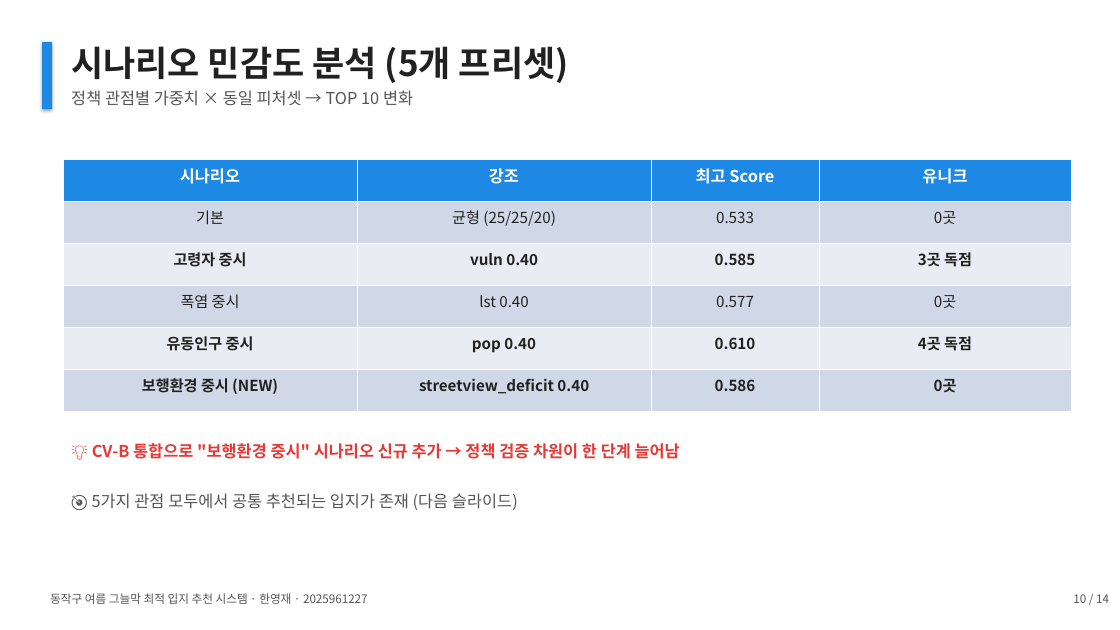
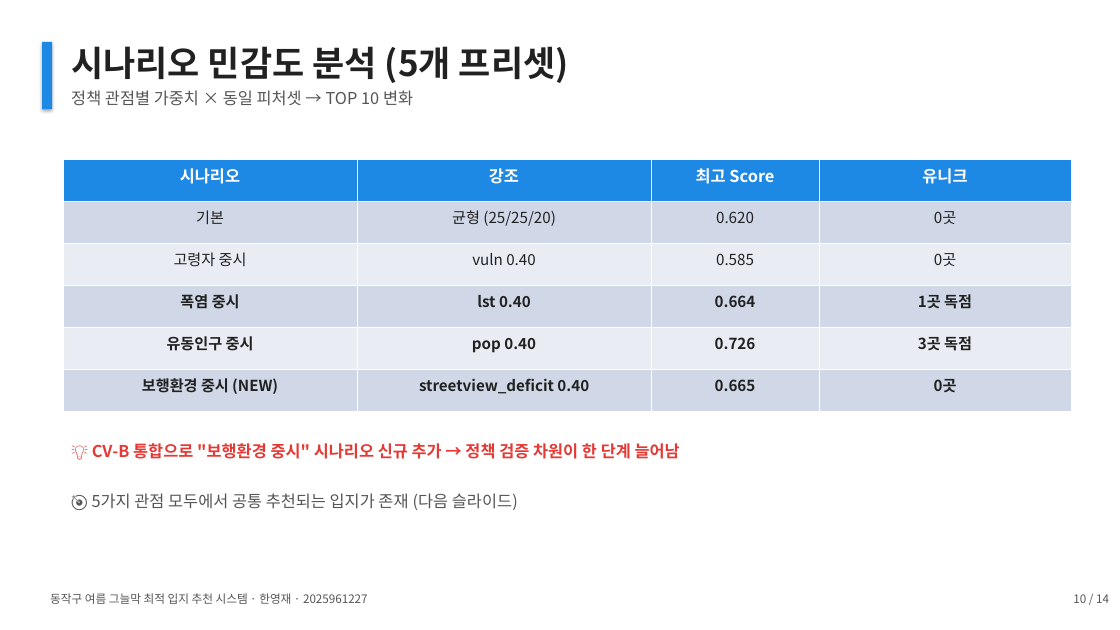
Before and after one commit to thgtot92/project_1, a slide deck: slide 10 of presentation/동작구_그늘막_최종발표.pptx. Drawn at 1120x630 pixels with LibreOffice and Linux fonts; fonts in the diff are those of the drawing. Boxes give left, top, right and bottom in pixels: in the first picture for what was removed or moved away, otherwise in the second. Text is boxed around its words. In the diff, an @@ line names an element or a change of style, - is before the commit and + after.

```diff
--- a/presentation/동작구_그늘막_최종발표.pptx
+++ b/presentation/동작구_그늘막_최종발표.pptx
@@ table at box(63, 160, 1071, 412) @@
-row 2, column 3: 0.533
+row 2, column 3: 0.620
-row 3, column 4: 3곳 독점
+row 3, column 4: 0곳
-row 4, column 3: 0.577
+row 4, column 3: 0.664
-row 4, column 4: 0곳
+row 4, column 4: 1곳 독점
-row 5, column 3: 0.610
+row 5, column 3: 0.726
-row 5, column 4: 4곳 독점
+row 5, column 4: 3곳 독점
-row 6, column 3: 0.586
+row 6, column 3: 0.665
@@ bold off in "고령자 중시", "vuln 0.40", "0.585" @@
@@ bold on in "폭염 중시", "lst 0.40" @@
```
Also in this commit, not shown: 3 other slides changed, 13 other files.
